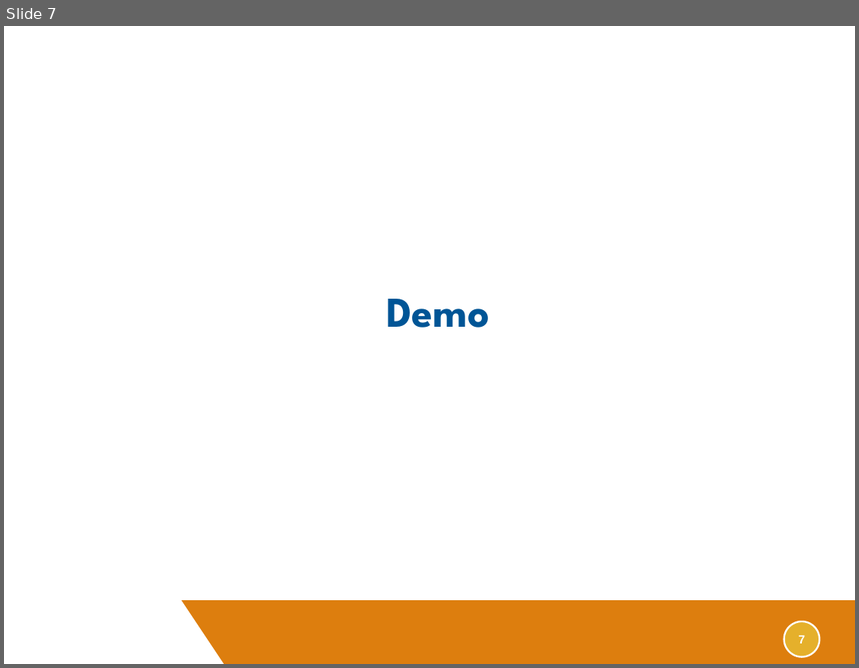
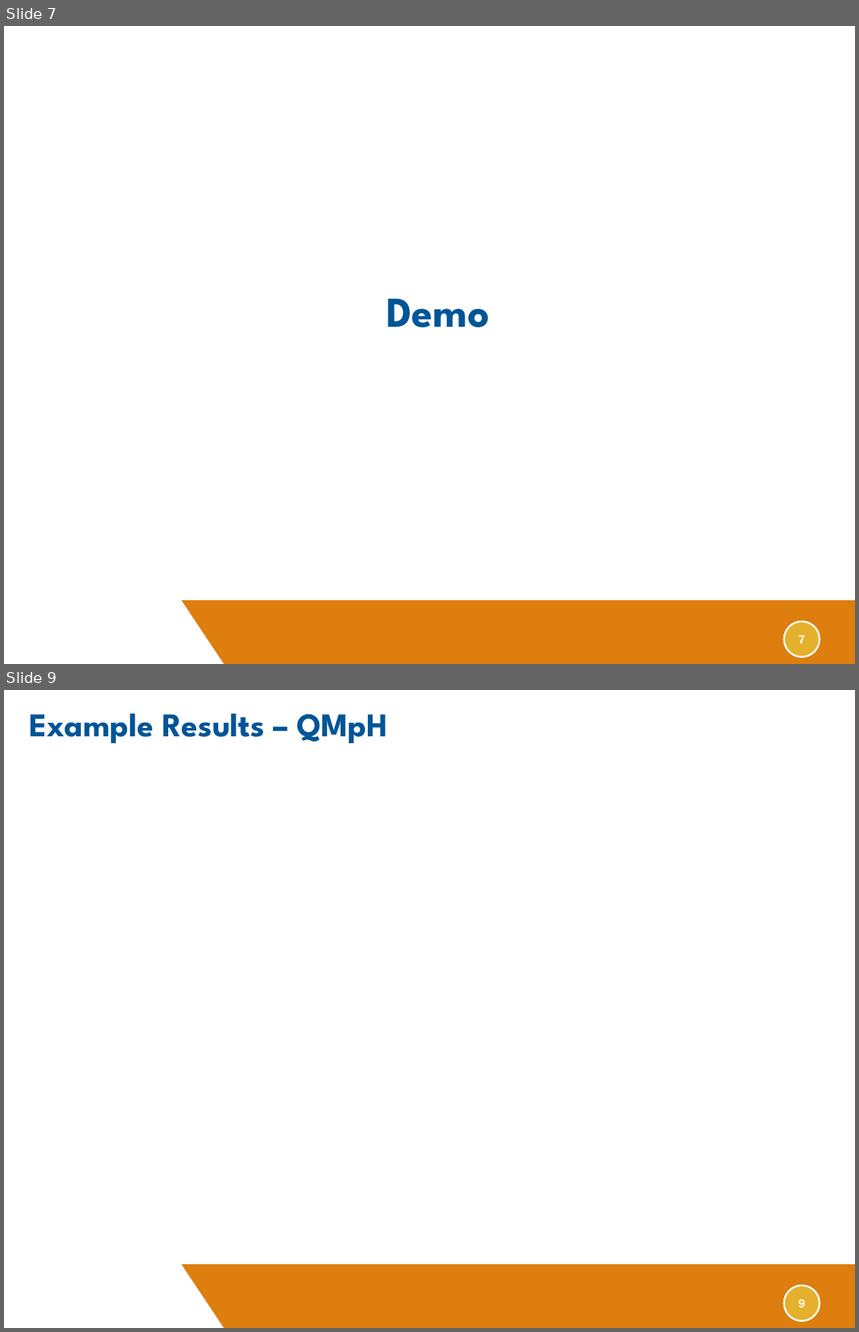
Before and after one commit to JohnGoldsmith/dotnetrdf-wiki, a slide deck: Slides/SemTech West 2012 Conference Presentation.pptx. Shown one above the other, each under a label of ours: slide 7 before the commit, slides 7 and 9 after it; the slides between them are not shown. The pictures are 859x668 and 859x1332 pixels, drawn with LibreOffice and Linux fonts; fonts in the diff are those of the drawing; background and template pictures are left out. Boxes give left, top, right and bottom in pixels: in the first picture for what was removed or moved away, otherwise in the second. Text is boxed around its words. In the diff, an @@ line names an element or a change of style, - is before the commit and + after.

```diff
--- a/Slides/SemTech West 2012 Conference Presentation.pptx
+++ b/Slides/SemTech West 2012 Conference Presentation.pptx
@@ slide 9 added at (4, 690, 855, 1328), background #FFFFFF; not listed: 3 template elements that a slide beside it also shows @@
@@ title added at (29, 714, 388, 743), 28 pt, text #005596, bold @@
+Example Results – QMpH
```
Also in this commit, not shown: 1 slide changed, 1 other slide added.
